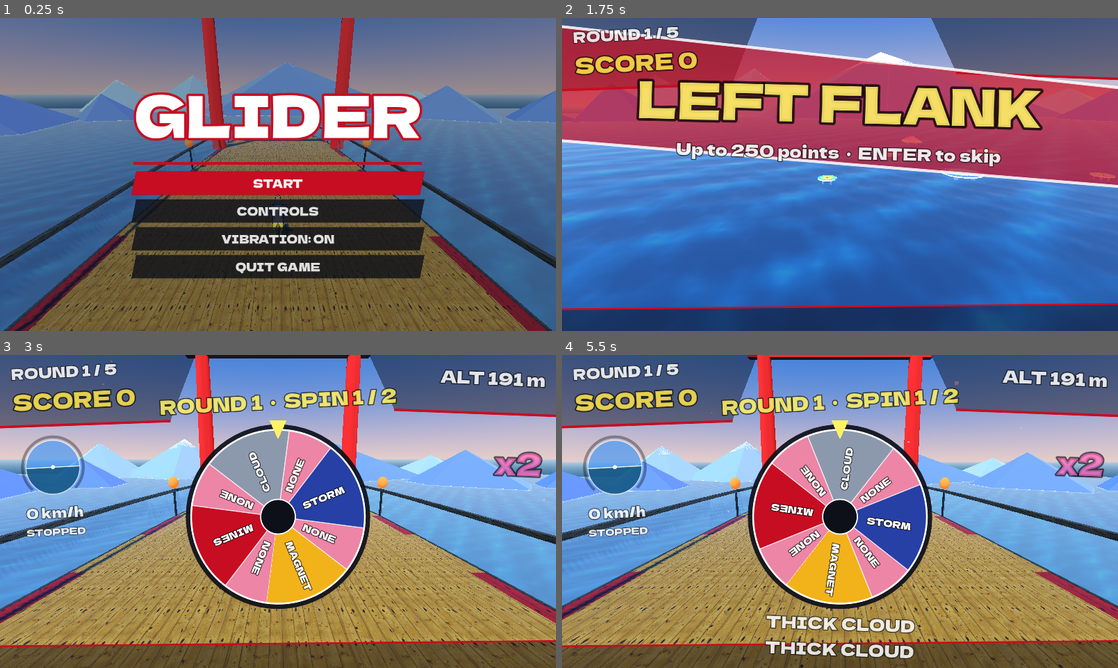
Above: before the commit, frames 1-4 (two rows, left to right).
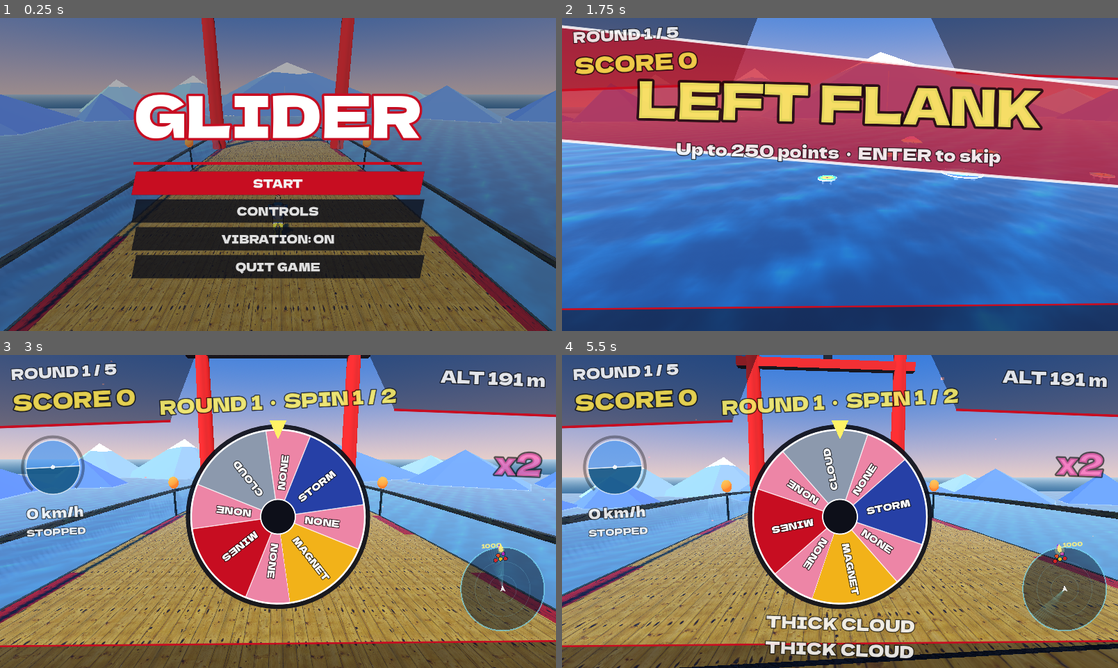
Above: after the commit, the same moments.

Repository: AJarman/glider
Game: Godot game, scene res://scenes/main.tscn
The game is run twice, just before and just after one commit, with the same random seed, the same clock (stepped at 60 frames per second) and the same inputs.
Inputs (mouse positions are in pixels of both pictures, inside the frame that each line leads up to):
- Up to frame 1 (0.25 s): no input
- Up to frame 2 (1.75 s): click "START" at 0.5 s; click "GO!" at 1.25 s
- Up to frame 3 (3 s): tap Enter (next) at 2 s; move the mouse to (400, 495) at 2.02 s; hold D (right) 2.03-2.75 s; tap C (flier) at 2.1 s; click (400, 495) at 2.17 s; tap Space (wings) at 2.3 s; drag from (166, 527) to (250, 574) at 2.77 s
- Up to frame 4 (5.5 s): move the mouse to (895, 442) at 3.52 s; hold D (right) 3.53-4.25 s; tap K (look_down, bound only after the commit) at 3.6 s; click (895, 442) at 3.67 s; tap J (look_left, bound only after the commit) at 3.8 s; drag from (812, 574) to (673, 464) at 4.27 s; move the mouse to (1006, 558) at 5.02 s; hold A (left) from 5.03 s (still down); tap L (look_right, bound only after the commit) at 5.1 s; click (1006, 558) at 5.17 s; tap I (look_up, bound only after the commit) at 5.3 s

The runs differ from the first frame. In frame 1, 0.4% of the frame differs, in the area x 0-99%, y 0-100%; in frame 2, 0.1%; in frame 3, 10%; in frame 4, 41%, in the area x 0-100%, y 0-100%.

Commit message:
Add radar and right-stick camera look; fix distant mountain flicker
- Radar in the bottom-right shows every target, rotating with the camera;
  far targets show as rim arrows and the Pinprick pulses gold.
- Right stick (or I J K L) swings the camera up to 70 deg yaw / 35 deg pitch.
- Camera far plane 4 km -> 9 km so distant peaks aren't clipped; snow caps
  no longer overlap the rock, removing z-fighting.

Co-Authored-By: Claude Opus 5.5 <noreply@anthropic.com>
Claude-Session: https://claude.ai/code/session_01RWdJMLqRRQrzJHY5tzWXY2

Diff:
--- a/scripts/camera_rig.gd
+++ b/scripts/camera_rig.gd
@@ -18,6 +18,10 @@
 var _slope := 0.0
 var _shake := 0.0
 var _wobble := 0.0
+## How far the player has swung the view: x yaw, y pitch, each -1 to 1.
+var _look_off := Vector2.ZERO
+const LOOK_YAW := 70.0
+const LOOK_PITCH := 35.0
 
 
 ## Starts a tour from wherever the camera is now.
@@ -40,6 +44,7 @@
 	_ahead = 4.0
 	_target = player.global_position
 	_slope = 0.45
+	_look_off = Vector2.ZERO
 	global_position = _desired()
 	_look()
 
@@ -56,6 +61,9 @@
 			look_at(_tour_look, Vector3.UP)
 		return
 	_target = player.focus()
+	# The right stick swings the camera round the flier; let go and it eases back.
+	var stick := Input.get_vector("look_left", "look_right", "look_up", "look_down")
+	_look_off = _look_off.lerp(stick, 1.0 - exp(-6.0 * delta))
 	var v := player.focus_velocity()
 	var hv := Vector3(v.x, 0, v.z)
 	var gliding := player.mode == PlayerScript.Mode.AIR and player.wings_open
@@ -130,11 +138,18 @@
 
 
 func _desired() -> Vector3:
-	return _target - dir * _dist + cam_up * _height + Vector3.UP * (_slope * _dist)
+	var off := -dir * _dist + cam_up * _height + Vector3.UP * (_slope * _dist)
+	off = off.rotated(Vector3.UP, -deg_to_rad(_look_off.x * LOOK_YAW))
+	var side := off.cross(Vector3.UP)
+	if side.length() > 0.01:
+		off = off.rotated(side.normalized(), deg_to_rad(_look_off.y * LOOK_PITCH))
+	return _target + off
 
 
 func _look() -> void:
-	var t := _target + dir * _ahead + cam_up * 0.5
+	# Looking around centres the flier; otherwise look a little ahead of them.
+	var ahead := _ahead * (1.0 - minf(_look_off.length(), 1.0))
+	var t := _target + dir * ahead + cam_up * 0.5
 	var d := t - global_position
 	if d.length() > 0.1 and absf(d.normalized().dot(cam_up)) < 0.99:
 		look_at(t, cam_up)
--- a/scripts/game.gd
+++ b/scripts/game.gd
@@ -101,7 +101,10 @@
 
 	cam = CameraScript.new()
 	cam.player = player
-	cam.far = 4000.0
+	# Far enough for the mountains from the top of the ramp, with a near plane
+	# that keeps the depth buffer steady out there.
+	cam.far = 9000.0
+	cam.near = 0.2
 	cam.physics_interpolation_mode = Node.PHYSICS_INTERPOLATION_MODE_OFF
 	add_child(cam)
 	cam.make_current()
@@ -185,6 +188,11 @@
 	_action("next", [KEY_ENTER, KEY_KP_ENTER], wings_buttons, [])
 	_action("flier", [KEY_C], [JOY_BUTTON_Y, JOY_BUTTON_X], [])
 	_action("pause", [KEY_ESCAPE, KEY_P], [JOY_BUTTON_START], [])
+	# Look around a little: right stick, or I J K L.
+	_action("look_left", [KEY_J], [], [[JOY_AXIS_RIGHT_X, -1.0]])
+	_action("look_right", [KEY_L], [], [[JOY_AXIS_RIGHT_X, 1.0]])
+	_action("look_up", [KEY_I], [], [[JOY_AXIS_RIGHT_Y, -1.0]])
+	_action("look_down", [KEY_K], [], [[JOY_AXIS_RIGHT_Y, 1.0]])
 	# Godot's built-in menu actions have no gamepad buttons.
 	for pair in [["ui_accept", JOY_BUTTON_A], ["ui_cancel", JOY_BUTTON_B]]:
 		var e := InputEventJoypadButton.new()
@@ -711,6 +719,10 @@
 	var flying := player.mode == PlayerScript.Mode.AIR
 	var skim_ready := flying and Vector2(v.x, v.z).length() >= player.skim_min_speed
 	hud.set_velocity(speed, climb, player.bank if flying else 0.0, atan2(v.dot(right), v.dot(fwd)), skim_ready)
+	var blips := []
+	for t in level.targets:
+		blips.append([t.global_position, TargetScript.SCORE_COLORS[t.top_score()], t.kind == TargetScript.Kind.PINPRICK])
+	hud.set_radar(player.global_position, atan2(fwd.x, -fwd.z), blips)
 
 
 func _update_marker() -> void:
--- a/scripts/hud.gd
+++ b/scripts/hud.gd
@@ -33,7 +33,7 @@
 
 
 const KEYBOARD_HELP := "Ramp: W push · A/D steer      Air: {wings} wings · S pull up (hold to loop) · W push · A/D roll      {retry} retry      {pause} pause"
-const GAMEPAD_HELP := "Stick or D-pad: up push · left/right steer · down pull up      {wings} wings      {retry} retry      {pause} pause"
+const GAMEPAD_HELP := "Stick or D-pad: up push · left/right steer · down pull up      Right stick look      {wings} wings      {retry} retry      {pause} pause"
 const KEYBOARD_NAMES := {"wings": "SPACE", "next": "ENTER", "flier": "C", "retry": "R", "pause": "ESC"}
 ## Godot numbers buttons by position, so only the printed labels differ.
 const PAD_NAMES := {
@@ -48,6 +48,59 @@
 	"sony": "playstation", "ps3": "playstation", "ps4": "playstation", "ps5": "playstation",
 	"nintendo": "nintendo", "switch": "nintendo", "joy-con": "nintendo", "pro controller": "nintendo",
 }
+
+## Top-down radar, turned with the camera so up is the way you're looking.
+## Anything out of range sits on the rim, pointing the way to it.
+class Radar extends Control:
+	const RADIUS := 96.0
+	## Metres to the rim.
+	const RANGE := 1100.0
+	var origin := Vector3.ZERO
+	var heading := 0.0
+	## [world position, colour, is the jackpot]
+	var blips: Array = []
+	var _time := 0.0
+
+	func _process(delta: float) -> void:
+		_time += delta
+		queue_redraw()
+
+	func _draw() -> void:
+		var c := size * 0.5
+		draw_circle(c, RADIUS, Color(0.02, 0.06, 0.12, 0.55))
+		for f in [0.33, 0.66]:
+			draw_arc(c, RADIUS * f, 0, TAU, 48, Color(0.5, 0.9, 1.0, 0.18), 1.5)
+		draw_arc(c, RADIUS, 0, TAU, 64, Color(0.5, 0.9, 1.0, 0.7), 3.0)
+		# A sweeping beam, for the look of it.
+		var sweep := fmod(_time * 1.6, TAU)
+		for k in 8:
+			var a := sweep - k * 0.06
+			draw_line(c, c + Vector2.from_angle(a) * RADIUS, Color(0.5, 0.95, 1.0, 0.16 - k * 0.018), 3.0)
+		for b: Array in blips:
+			var rel: Vector3 = b[0] - origin
+			var flat := Vector2(rel.x, rel.z).rotated(-heading)
+			var d := flat.length()
+			var way := flat / maxf(d, 0.001)
+			var at := c + way * minf(d / RANGE, 1.0) * (RADIUS - 6.0)
+			var col: Color = b[1]
+			if d > RANGE:
+				# Off the scope: a pointer on the rim.
+				var tip := c + way * (RADIUS + 9.0)
+				var side := Vector2(-way.y, way.x) * 6.0
+				var back := c + way * (RADIUS - 3.0)
+				draw_colored_polygon(PackedVector2Array([tip, back + side, back - side]), col)
+			if b[2]:
+				var pulse := 0.5 + 0.5 * sin(_time * 6.0)
+				draw_circle(at, 7.0 + pulse * 4.0, Color(1.0, 0.95, 0.5, 0.35))
+				draw_circle(at, 5.0, Color(1.0, 0.95, 0.5))
+				var text_at := at + (Vector2(8, -6) if at.x < c.x else Vector2(-44, -6))
+				draw_string(get_theme_default_font(), text_at, "1000", HORIZONTAL_ALIGNMENT_LEFT, -1, 14, Color(1.0, 0.95, 0.5))
+			elif d <= RANGE:
+				draw_circle(at, 5.5, Color(0, 0, 0, 0.6))
+				draw_circle(at, 4.0, col)
+		# You, pointing the way the camera looks.
+		draw_colored_polygon(PackedVector2Array([c + Vector2(0, -9), c + Vector2(6, 6), c + Vector2(0, 3), c + Vector2(-6, 6)]), Color.WHITE)
+
 
 class VelocityGimbal extends Control:
 	const RADIUS := 62.0
@@ -242,6 +295,7 @@
 var sub_banner: Label
 var help: Label
 var wind_arrow: WindArrow
+var radar: Radar
 var mods_label: Label
 var lines: SpeedLines
 var deco: Deco
@@ -362,6 +416,17 @@
 	_tilt(help, -0.6)
 	help.horizontal_alignment = HORIZONTAL_ALIGNMENT_CENTER
 
+	radar = Radar.new()
+	radar.set_anchors_preset(Control.PRESET_BOTTOM_RIGHT)
+	radar.offset_left = -236
+	radar.offset_right = -24
+	radar.offset_top = -280
+	radar.offset_bottom = -68
+	radar.mouse_filter = Control.MOUSE_FILTER_IGNORE
+	root.add_child(radar)
+	_tilt(radar, -4.0)
+	_gauges.append(radar)
+
 	wheel = RouletteWheel.new()
 	wheel.set_anchors_preset(Control.PRESET_CENTER)
 	wheel.offset_left = -230
@@ -561,6 +626,12 @@
 		path_label.text = "LEVEL"
 	else:
 		path_label.text = "%s %d°" % ["CLIMBING" if climb > 0.0 else "DIVING", int(absf(climb))]
+
+
+func set_radar(origin: Vector3, heading: float, blips: Array) -> void:
+	radar.origin = origin
+	radar.heading = heading
+	radar.blips = blips
 
 
 func set_wind(screen_dir: Vector2, strength: float) -> void:
--- a/scripts/level.gd
+++ b/scripts/level.gd
@@ -531,35 +531,52 @@
 	for k in sides:
 		var a := turn + TAU * (k + rng_m.randf_range(-0.2, 0.2)) / sides
 		ring.append(Vector3(cos(a), 0, sin(a)) * base_r * rng_m.randf_range(0.75, 1.15))
-	_peak_mesh(at, ring, apex, rock)
-	if cap > 0.0:
-		var top_ring: Array[Vector3] = []
-		for p in ring:
-			# A ragged snow line: each corner of the cap stops at its own height.
-			top_ring.append(apex.lerp(p, cap * rng_m.randf_range(0.8, 1.3)))
-		var lifted: Array[Vector3] = []
-		for p in top_ring:
-			lifted.append(apex + (p - apex) * 1.02)
-		_peak_mesh(at, lifted, apex + Vector3.UP * 1.0, snow)
-
-
-func _peak_mesh(at: Vector3, ring: Array[Vector3], apex: Vector3, mat: Material) -> void:
+	if cap <= 0.0:
+		_peak_mesh(at, ring, [], apex, rock, null)
+		return
+	# A ragged snow line: each corner of the cap stops at its own height. The
+	# rock stops where the snow starts, so the two never overlap and flicker.
+	var snow_line: Array[Vector3] = []
+	for p in ring:
+		snow_line.append(apex.lerp(p, cap * rng_m.randf_range(0.8, 1.3)))
+	_peak_mesh(at, ring, snow_line, apex, rock, snow)
+
+
+## Flat-faced slopes from ring up to apex; with a snow_line, rock below it and
+## snow above.
+func _peak_mesh(at: Vector3, ring: Array[Vector3], snow_line: Array[Vector3], apex: Vector3, rock: Material, snow: Material) -> void:
 	var st := SurfaceTool.new()
 	st.begin(Mesh.PRIMITIVE_TRIANGLES)
-	var mid := Vector3.ZERO
-	for p in ring:
-		mid += p
-	mid /= ring.size()
-	for k in ring.size():
+	var cap := SurfaceTool.new()
+	cap.begin(Mesh.PRIMITIVE_TRIANGLES)
+	var n := ring.size()
+	for k in n:
 		var a := ring[k]
-		var b := ring[(k + 1) % ring.size()]
+		var b := ring[(k + 1) % n]
 		var nrm := (b - a).cross(apex - a).normalized()
-		if nrm.dot((a + b) * 0.5 - mid) < 0.0:
+		if nrm.dot(Vector3((a + b).x, 0, (a + b).z)) < 0.0:
 			nrm = -nrm
-		var pts := [a, b, apex] if (b - a).cross(apex - a).dot(nrm) < 0.0 else [a, apex, b]
-		for p in pts:
-			st.set_normal(nrm)
-			st.add_vertex(p)
+		if snow_line.is_empty():
+			_peak_tri(st, a, b, apex, nrm)
+			continue
+		var sa := snow_line[k]
+		var sb := snow_line[(k + 1) % n]
+		_peak_tri(st, a, b, sb, nrm)
+		_peak_tri(st, a, sb, sa, nrm)
+		_peak_tri(cap, sa, sb, apex, nrm)
+	_peak_add(at, st, rock)
+	if not snow_line.is_empty():
+		_peak_add(at, cap, snow)
+
+
+func _peak_tri(st: SurfaceTool, a: Vector3, b: Vector3, c: Vector3, nrm: Vector3) -> void:
+	var pts := [a, b, c] if (b - a).cross(c - a).dot(nrm) < 0.0 else [a, c, b]
+	for p in pts:
+		st.set_normal(nrm)
+		st.add_vertex(p)
+
+
+func _peak_add(at: Vector3, st: SurfaceTool, mat: Material) -> void:
 	var mi := MeshInstance3D.new()
 	mi.mesh = st.commit()
 	mi.material_override = mat
--- a/scripts/menu.gd
+++ b/scripts/menu.gd
@@ -20,6 +20,7 @@
 	["Choose spins (score x1 to x5)", "A D or LEFT RIGHT", "Stick or D-pad left, right"],
 	["Skip / next / spin", "ENTER or SPACE", "{next}"],
 	["Change flier", "C", "{flier}"],
+	["Look around", "I J K L", "Right stick"],
 	["Retry round", "R", "{retry}"],
 	["Pause", "ESC or P", "{pause}"],
 ]
